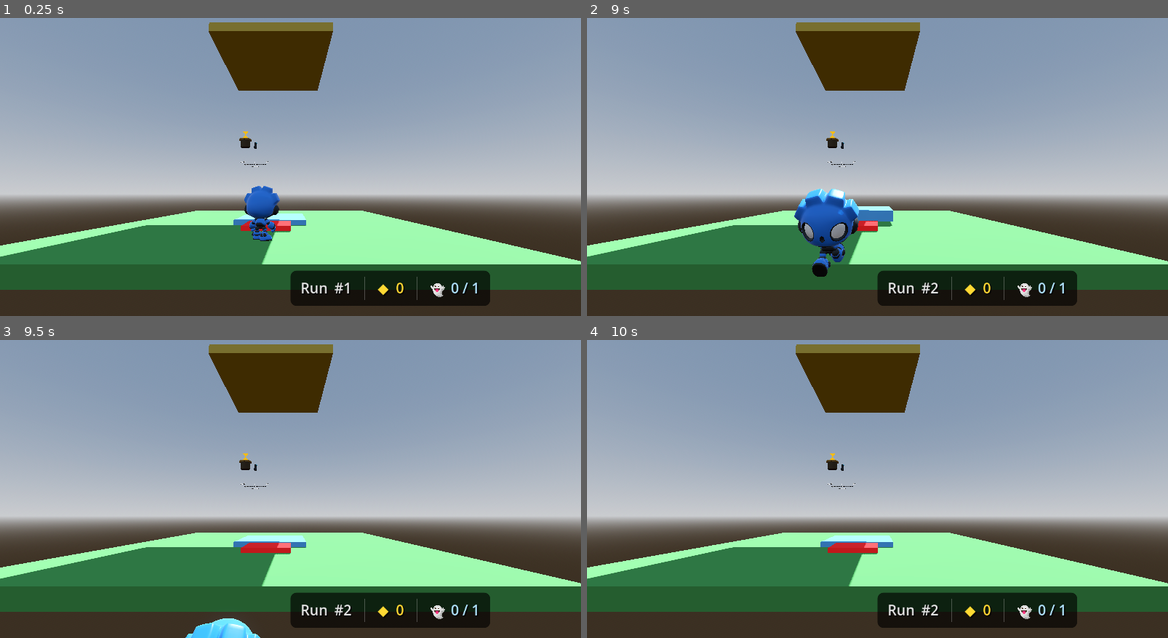
Above: before the commit, frames 1-4 (two rows, left to right).
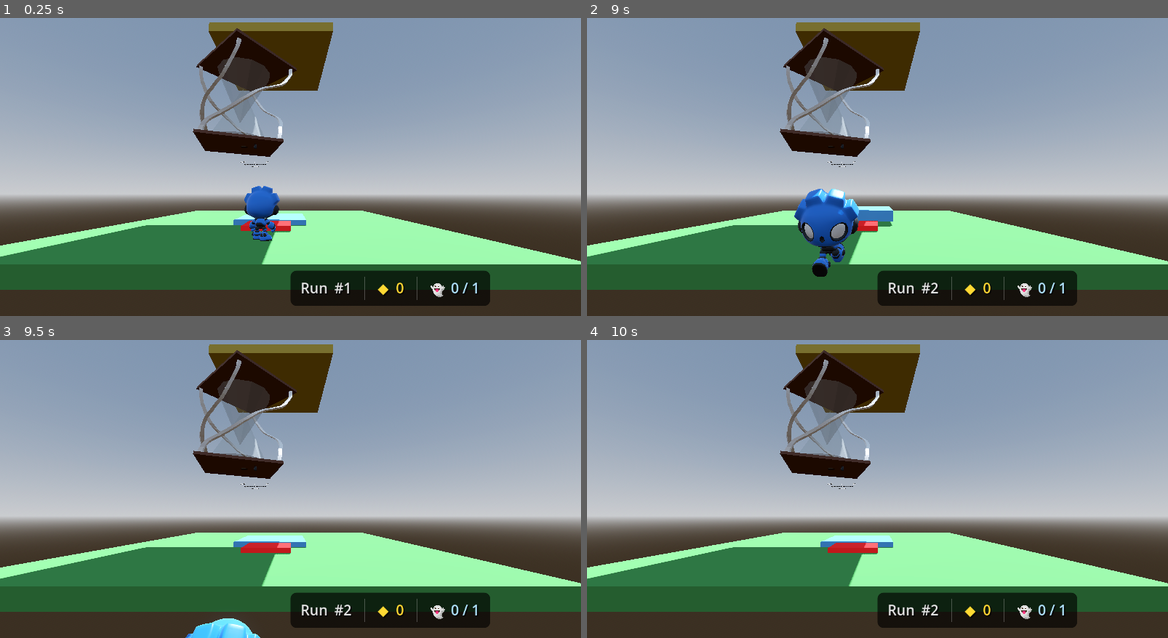
Above: after the commit, the same moments.

Repository: ZacharyEllison/rewind
Game: Godot game, scene res://scenes/main.tscn
Two runs of this game, one before a commit and one after it. Both use one fixed random seed, a clock stepped at 60 frames per second and the inputs below.
Inputs (mouse positions are in pixels of both pictures, inside the frame that each line leads up to):
- Up to frame 1 (0.25 s): no input
- Up to frame 2 (9 s): tap Enter (ui_accept) at 0.5, 0.77, 1.07, 2, 3.77, 4.07, 6.5, 6.77, 7.07 s; move the mouse to (1005, 137) at 0.52 s; hold Right (ui_right) 0.53-1.25 s; tap 1 at 0.6 s; click (1005, 137) at 0.67 s; drag from (761, 169) to (848, 217) at 1.27 s; move the mouse to (935, 80) at 2.02 s; hold Right (ui_right) 2.03-2.75 s; tap 3 at 2.1 s; drag from (848, 217) to (703, 104) at 2.77 s; move the mouse to (1051, 202) at 3.52 s; hold Left (ui_left) 3.53-4.25 s; tap 5 at 3.6 s; drag from (703, 104) to (790, 71) at 4.27 s; move the mouse to (906, 152) at 5.02 s; hold Down (ui_down) 5.03-5.75 s; tap 7 at 5.1 s; click (906, 152) at 5.17 s; drag from (790, 71) to (761, 169) at 5.77 s; move the mouse to (1005, 137) at 6.52 s; hold Up (ui_up) 6.53-7.25 s; tap 9 at 6.6 s; drag from (761, 169) to (848, 217) at 7.27 s; move the mouse to (935, 80) at 8.02 s; hold Down (ui_down) 8.03-8.75 s; tap Backspace at 8.1 s; drag from (848, 217) to (703, 104) at 8.77 s
- Up to frame 3 (9.5 s): no input
- Up to frame 4 (10 s): move the mouse to (1051, 524) at 9.52 s; hold Up (ui_up) from 9.53 s (still down); hold Shift from 9.53 s (still down); click (1051, 524) at 9.67 s; tap Enter (ui_accept) at 9.77 s

The runs differ from the first frame. In frame 1, 3.7% of the frame differs, in the area x 33-52%, y 3-47%; in frame 2, 3.8%, in the area x 33-52%, y 3-64%; in frame 3, 3.7%; in frame 4, 3.7%.

Commit message:
Add hourglass model and texture imports; update Hourglass script to use new model

Diff:
--- a/assets/scripts/_systems/Hourglass.gd
+++ b/assets/scripts/_systems/Hourglass.gd
@@ -58,76 +58,13 @@
 		_return_timer.stop()
 
 
-## Build a simple procedural hourglass mesh (two cones tip-to-tip).
-## Replace this with a real GLB model once one is available.
 func _build_mesh() -> void:
 	if _mesh_instance and is_instance_valid(_mesh_instance):
 		return
 
 	_mesh_instance = MeshInstance3D.new()
 	_mesh_instance.name = "HourglassMesh"
-	var arr_mesh := ArrayMesh.new()
-
-	# Parameters
-	const SEGMENTS: int = 8
-	const HALF_HEIGHT: float = 0.075  # shorter silhouette for the two bulb ends
-	const BASE_RADIUS: float = 0.07   # wide end radius
-
-	# Build both cones with their wide ends on the outside and their tips
-	# meeting in the center, so the hourglass reads point-to-point.
-	for cone_idx in range(2):
-		var sign := 1.0 if cone_idx == 0 else -1.0   # +1 = upper, -1 = lower
-		var tip_y := 0.0
-		var base_y := sign * HALF_HEIGHT
-
-		var arrays := []
-		arrays.resize(Mesh.ARRAY_MAX)
-		var verts := PackedVector3Array()
-		var normals := PackedVector3Array()
-
-		for i in range(SEGMENTS):
-			var a0 := TAU * i / SEGMENTS
-			var a1 := TAU * (i + 1) / SEGMENTS
-			var r: float = BASE_RADIUS if cone_idx == 0 else BASE_RADIUS
-
-			# Triangle: shared center tip + two outer base edge points
-			var p_apex := Vector3(0.0, tip_y, 0.0)
-			var p0 := Vector3(cos(a0) * r, base_y, sin(a0) * r)
-			var p1 := Vector3(cos(a1) * r, base_y, sin(a1) * r)
-
-			# Reverse the lower cone winding so both halves render from the outside.
-			var v0 := p_apex
-			var v1 := p0
-			var v2 := p1
-			if sign < 0.0:
-				v1 = p1
-				v2 = p0
-
-			# Face normal (flat shading)
-			var edge1 := v1 - v0
-			var edge2 := v2 - v0
-			var n := edge1.cross(edge2).normalized() * sign
-
-			verts.append_array([v0, v1, v2])
-			normals.append_array([n, n, n])
-
-		arrays[Mesh.ARRAY_VERTEX] = verts
-		arrays[Mesh.ARRAY_NORMAL] = normals
-		arr_mesh.add_surface_from_arrays(Mesh.PRIMITIVE_TRIANGLES, arrays)
-
-	# Glowing amber material (matches sand crystal aesthetic)
-	var mat := StandardMaterial3D.new()
-	mat.albedo_color = Color(0.9, 0.6, 0.1, 1.0)
-	mat.emission_enabled = true
-	mat.emission = Color(1.0, 0.5, 0.0)
-	mat.emission_energy_multiplier = 1.2
-	mat.cull_mode = BaseMaterial3D.CULL_DISABLED
-	mat.shading_mode = BaseMaterial3D.SHADING_MODE_UNSHADED
-
-	for surf in range(arr_mesh.get_surface_count()):
-		arr_mesh.surface_set_material(surf, mat)
-
-	_mesh_instance.mesh = arr_mesh
+	_mesh_instance.mesh = load("res://assets/models/hourglass/model-triangulated.obj")
 	add_child(_mesh_instance)
 
 
Not shown, added: assets/models/hourglass/model-triangulated.obj.import
Not shown, added: assets/models/hourglass/model.obj.import
Not shown, added: assets/models/hourglass/thumbnail.png.import
